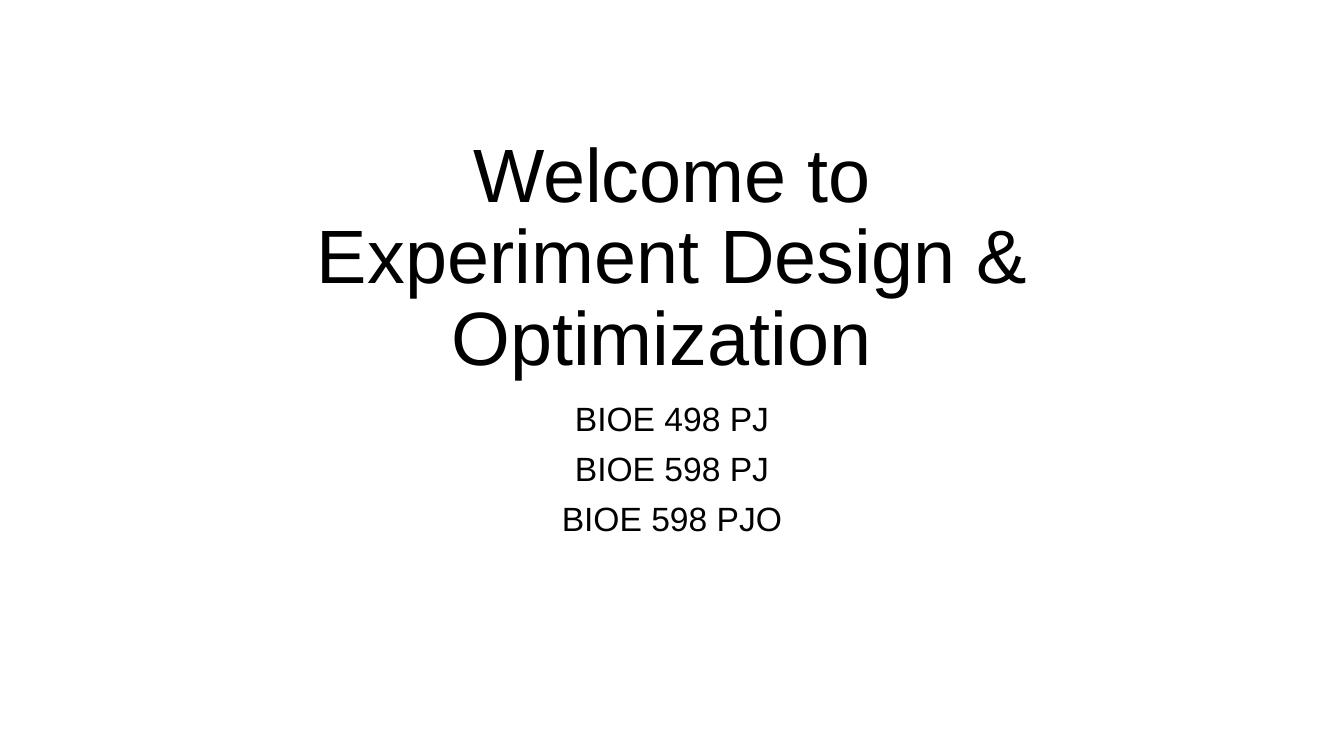
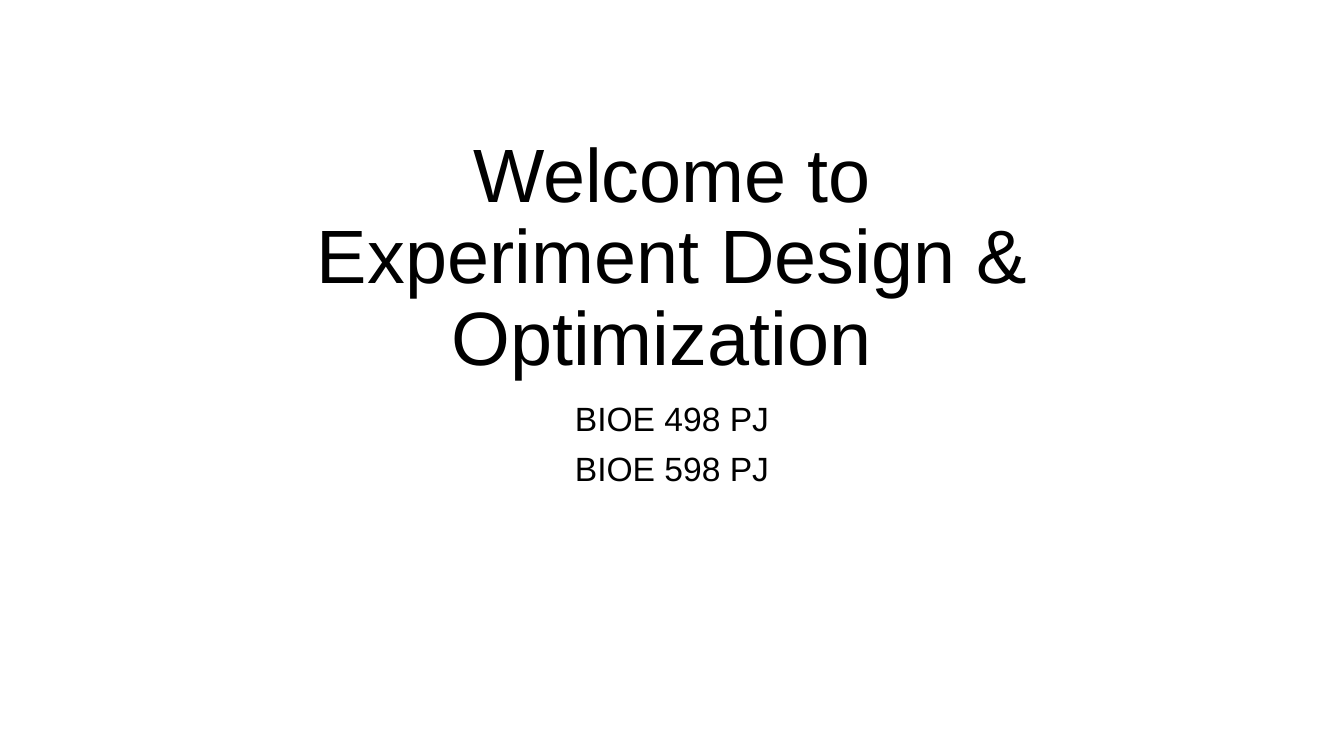
Before and after one commit to bioe498/bioe498.github.io, a slide deck: slide 1 of files/01_Introduction.pptx. Drawn at 1344x756 pixels with LibreOffice and Linux fonts; fonts in the diff are those of the drawing. Boxes give left, top, right and bottom in pixels: in the first picture for what was removed or moved away, otherwise in the second. Text is boxed around its words. In the diff, an @@ line names an element or a change of style, - is before the commit and + after.

```diff
--- a/files/01_Introduction.pptx
+++ b/files/01_Introduction.pptx
@@ subtitle at (562, 507, 782, 532): paragraph removed @@
-BIOE 598 PJO
```
Also in this commit, not shown: 4 other slides changed, 1 slide added, 6 slides removed, 1 other file.
